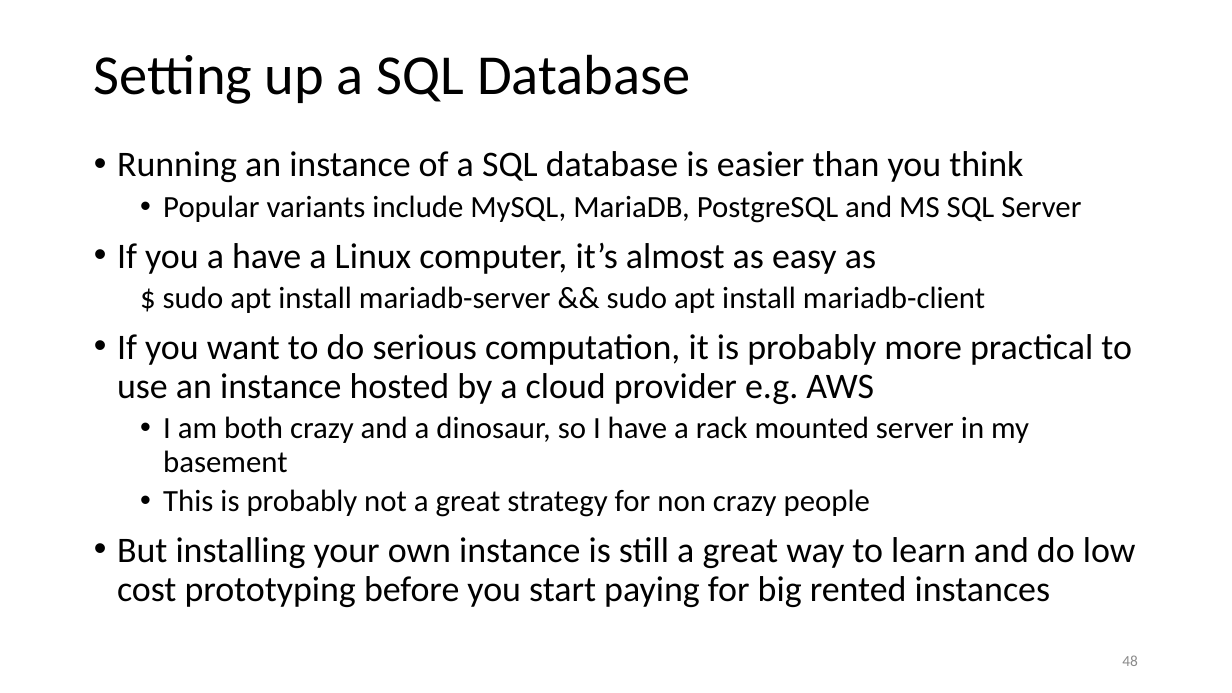
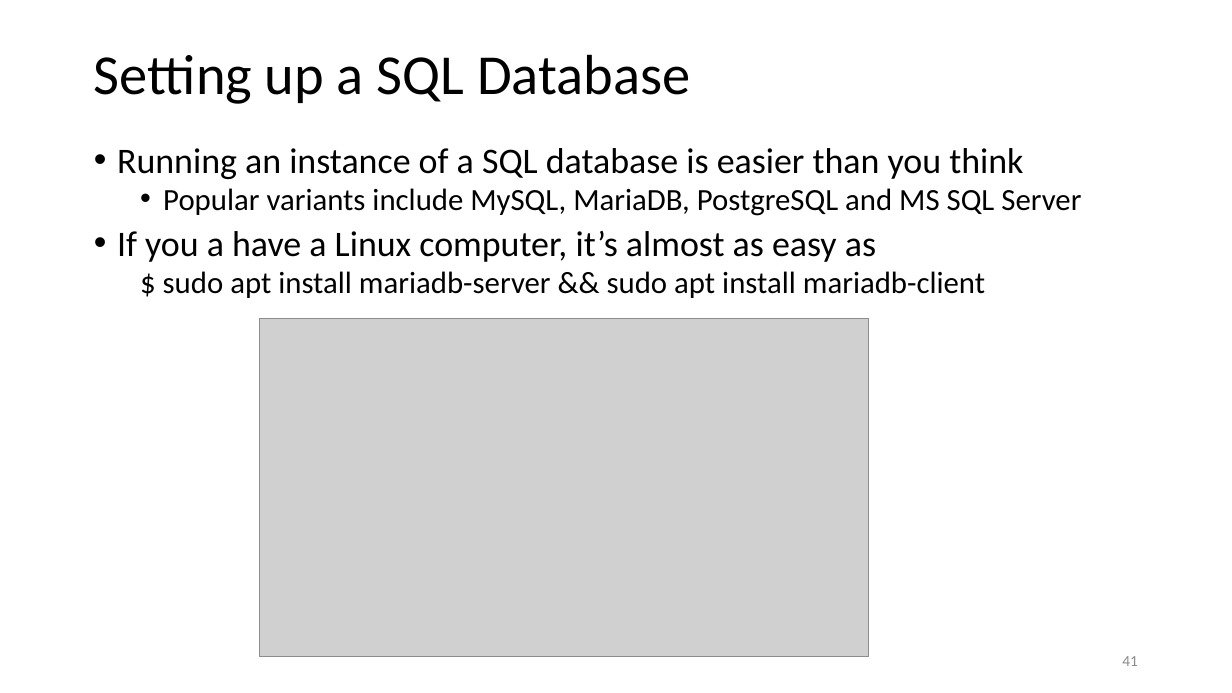
Before and after one commit to memanuel/kepler-sieve, a slide deck: slide 41 of presentation/kepler-sieve-slides.pptx (slide 48 before the commit). Drawn at 1232x693 pixels with LibreOffice and Linux fonts; fonts in the diff are those of the drawing; grey boxes stand for pictures. Boxes give left, top, right and bottom in pixels: in the first picture for what was removed or moved away, otherwise in the second. Text is boxed around its words. In the diff, an @@ line names an element or a change of style, - is before the commit and + after.

Commit message:
revised presentation / less text

```diff
--- a/presentation/kepler-sieve-slides.pptx
+++ b/presentation/kepler-sieve-slides.pptx
@@ text "Running an instance of a ..." at [117,148,1081,298]: line spacing 0.9 to 0.8 @@
@@ picture added at [260,319,870,656] @@
@@ text at [117,334,1136,607]: paragraphs removed @@
-• If you want to do serious computation, it is probably more practical to use an instance hosted by a cloud provider e.g. AWS
-  • I am both crazy and a dinosaur, so I have a rack mounted server in my basement
-  • This is probably not a great strategy for non crazy people
-• But installing your own instance is still a great way to learn and do low cost prototyping before you start paying for big rented instances
@@ page number at [1122,656,1138,666]: text changed @@
-48
+41
```
Also in this commit, not shown: 21 other slides changed, 1 slide added, 5 slides removed, 7 other files.
